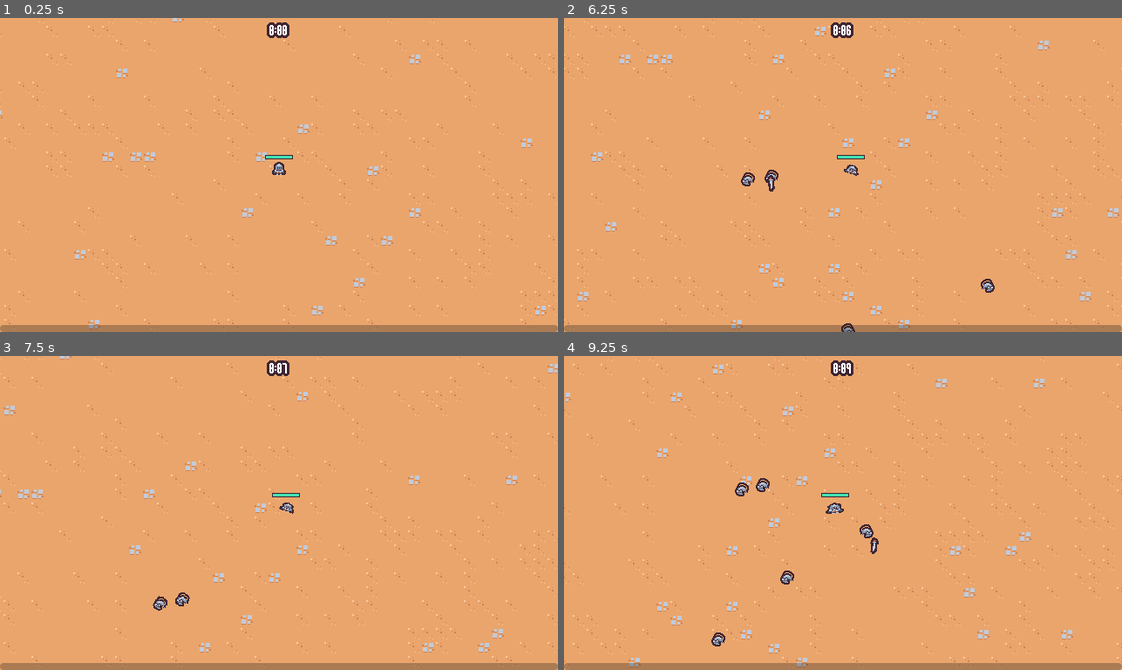
Above: before the commit, frames 1-4 (two rows, left to right).
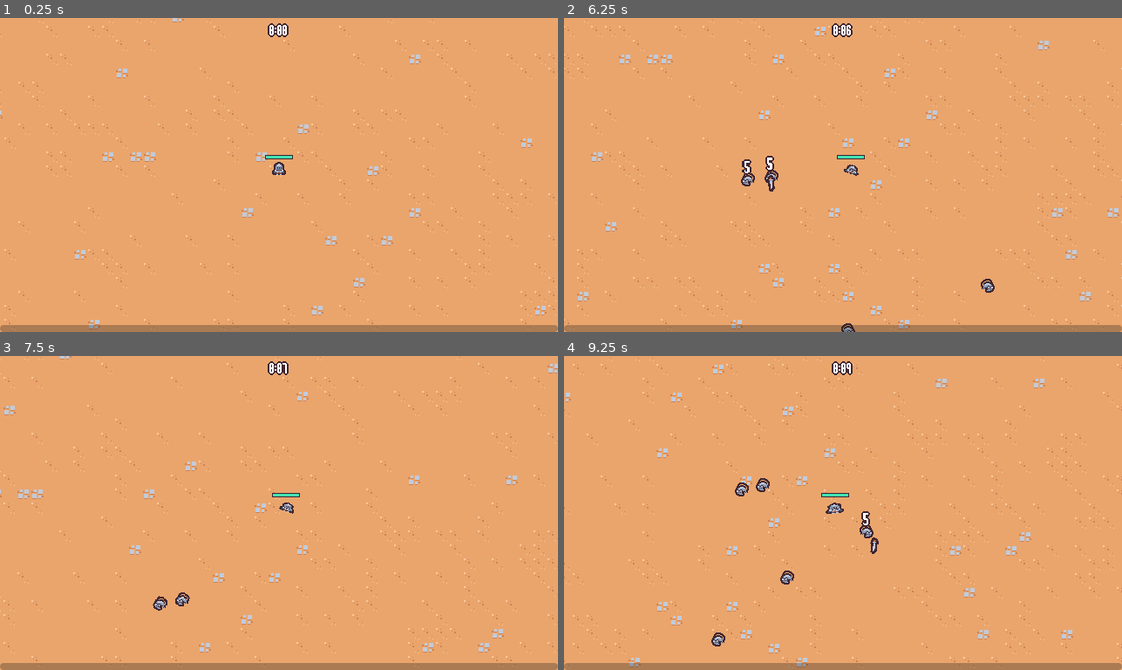
Above: after the commit, the same moments.

Repository: Marllon-Freitas/rogue-like-style-game
Game: Godot game, scene res://scenes/main/main.tscn
Same seed, same stepped clock (60 frames per second), same inputs: the game is played once before the commit and once after it.
Inputs (mouse positions are in pixels of both pictures, inside the frame that each line leads up to):
- Up to frame 1 (0.25 s): no input
- Up to frame 2 (6.25 s): tap Enter at 0.5 s; move the mouse to (965, 159) at 0.52 s; press the mouse at (965, 159) at 0.53 s; hold D (move_right) 0.53-1.28 s; move the mouse to (731, 190) at 1.27 s; release the mouse at (731, 190) at 1.28 s; hold S (move_down) 1.28-2.03 s; click (731, 190) at 1.35 s; move the mouse to (898, 105) at 2.02 s; press the mouse at (898, 105) at 2.03 s; hold D (move_right) 2.03-2.78 s; move the mouse to (815, 237) at 2.77 s; release the mouse at (815, 237) at 2.78 s; hold W (move_up) 2.78-3.53 s; click (815, 237) at 2.85 s; move the mouse to (1010, 222) at 3.52 s; press the mouse at (1010, 222) at 3.53 s; hold A (move_left) 3.53-5.03 s; move the mouse to (675, 127) at 4.27 s; release the mouse at (675, 127) at 4.28 s; click (675, 127) at 4.35 s; move the mouse to (870, 175) at 5.02 s; press the mouse at (870, 175) at 5.03 s; hold S (move_down) 5.03-5.78 s; move the mouse to (759, 96) at 5.77 s; release the mouse at (759, 96) at 5.78 s; hold D (move_right) from 5.78 s (still down); click (759, 96) at 5.85 s
- Up to frame 3 (7.5 s): move the mouse to (401, 497) at 6.52 s; release D (move_right) at 6.53 s; press the mouse at (401, 497) at 6.53 s; hold W (move_up) 6.53-7.28 s; move the mouse to (167, 528) at 7.27 s; release the mouse at (167, 528) at 7.28 s; hold D (move_right) from 7.28 s (still down); click (167, 528) at 7.35 s
- Up to frame 4 (9.25 s): move the mouse to (898, 443) at 8.02 s; release D (move_right) at 8.03 s; press the mouse at (898, 443) at 8.03 s; hold S (move_down) 8.03-8.78 s; move the mouse to (815, 575) at 8.77 s; release the mouse at (815, 575) at 8.78 s; hold A (move_left) from 8.78 s (still down); click (815, 575) at 8.85 s

The runs differ from the first frame. In frame 1, less than 0.1% of the frame differs, in the area x 47-52%, y 1-7%; in frame 2, 0.2%, in the area x 31-52%, y 1-50%; in frame 3, less than 0.1%; in frame 4, 0.1%.

Commit message:
feat: adding floating text to show damage

Diff:
--- a/scenes/component/hurt_box_component.gd
+++ b/scenes/component/hurt_box_component.gd
@@ -3,16 +3,25 @@
 
 @export var health_component: HealthComponent
 
+var floating_text_scene = preload("res://scenes/ui/floating_text.tscn")
+
+
 func _ready():
-  area_entered.connect(on_area_entered)
+	area_entered.connect(on_area_entered)
 
 
 func on_area_entered(other_area: Area2D):
-  if not other_area is HitBoxComponent:
-    return
+	if not other_area is HitBoxComponent:
+		return
 
-  if health_component == null:
-    return
+	if health_component == null:
+		return
 
-  var hit_box_component = other_area as HitBoxComponent
-  health_component.damage(hit_box_component.damage)
+	var hit_box_component = other_area as HitBoxComponent
+	health_component.damage(hit_box_component.damage)
+
+	var floating_text = floating_text_scene.instantiate() as Node2D
+	get_tree().get_first_node_in_group("foreground_layer").add_child(floating_text)
+
+	floating_text.global_position = global_position + (Vector2.UP * 16)
+	floating_text.start(str(hit_box_component.damage))
--- a/scenes/ui/arena_time_ui.tscn
+++ b/scenes/ui/arena_time_ui.tscn
@@ -19,6 +19,8 @@
 layout_mode = 2
 size_flags_horizontal = 4
 size_flags_vertical = 0
+theme_override_colors/font_shadow_color = Color(0.247059, 0.14902, 0.192157, 1)
 theme_override_colors/font_outline_color = Color(0.247059, 0.14902, 0.192157, 1)
-theme_override_constants/outline_size = 11
+theme_override_constants/shadow_offset_y = 0
+theme_override_constants/outline_size = 6
 text = "teste"
--- /dev/null
+++ b/scenes/ui/floating_text.gd
@@ -0,0 +1,43 @@
+extends Node2D
+
+
+func _ready():
+	pass
+
+
+func start(text: String):
+	$Label.text = text
+	var tween = create_tween()
+	tween.set_parallel()
+
+	(
+		tween
+		. tween_property(self, "global_position", global_position + (Vector2.UP * 16), 0.3)
+		. set_ease(Tween.EASE_OUT)
+		. set_trans(Tween.TRANS_CUBIC)
+	)
+	tween.chain()
+
+	(
+		tween
+		. tween_property(self, "global_position", global_position + (Vector2.UP * 48), 0.5)
+		. set_ease(Tween.EASE_IN)
+		. set_trans(Tween.TRANS_CUBIC)
+	)
+	tween.tween_property(self, "scale", Vector2.ZERO, 0.5).set_ease(Tween.EASE_IN).set_trans(
+		Tween.TRANS_CUBIC
+	)
+	tween.chain()
+
+	tween.tween_callback(queue_free)
+
+	var scale_tween = create_tween()
+	(
+		scale_tween
+		. tween_property(self, "scale", Vector2.ONE * 1.5, .15)
+		. set_ease(Tween.EASE_OUT)
+		. set_trans(Tween.TRANS_CUBIC)
+	)
+	scale_tween.tween_property(self, "scale", Vector2.ONE, 0.15).set_ease(Tween.EASE_OUT).set_trans(
+		Tween.TRANS_CUBIC
+	)
--- /dev/null
+++ b/scenes/ui/floating_text.tscn
@@ -0,0 +1,22 @@
+[gd_scene load_steps=2 format=3 uid="uid://buy4oyhpxb6ly"]
+
+[ext_resource type="Script" path="res://scenes/ui/floating_text.gd" id="1_dy4rt"]
+
+[node name="FloatingText" type="Node2D"]
+script = ExtResource("1_dy4rt")
+
+[node name="Label" type="Label" parent="."]
+custom_minimum_size = Vector2(100, 32)
+offset_left = -50.0
+offset_top = -14.0
+offset_right = 50.0
+offset_bottom = 18.0
+theme_override_colors/font_shadow_color = Color(0.247059, 0.14902, 0.192157, 1)
+theme_override_colors/font_outline_color = Color(0.247059, 0.14902, 0.192157, 1)
+theme_override_constants/shadow_offset_x = 0
+theme_override_constants/shadow_offset_y = 0
+theme_override_constants/outline_size = 6
+text = "700
+"
+horizontal_alignment = 1
+vertical_alignment = 1
